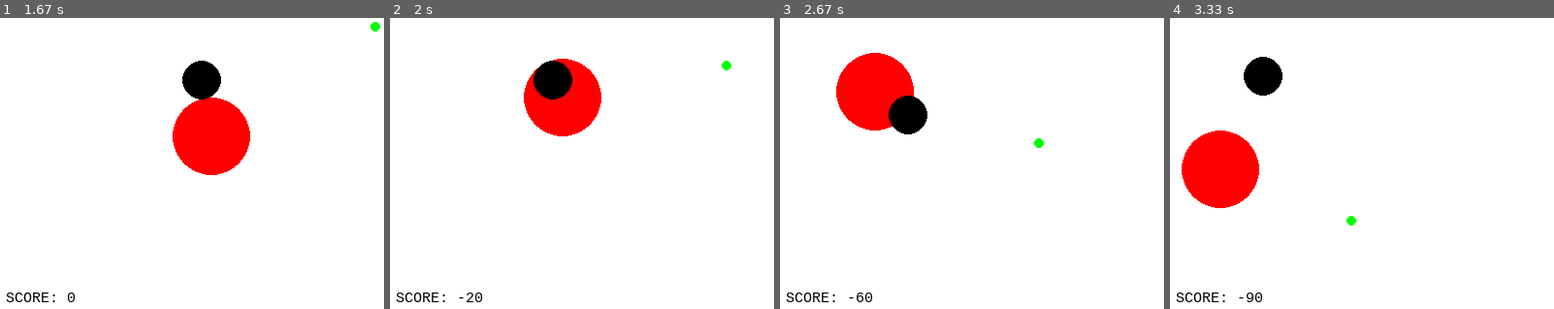
Above: before the commit, frames 1-4 (left to right).
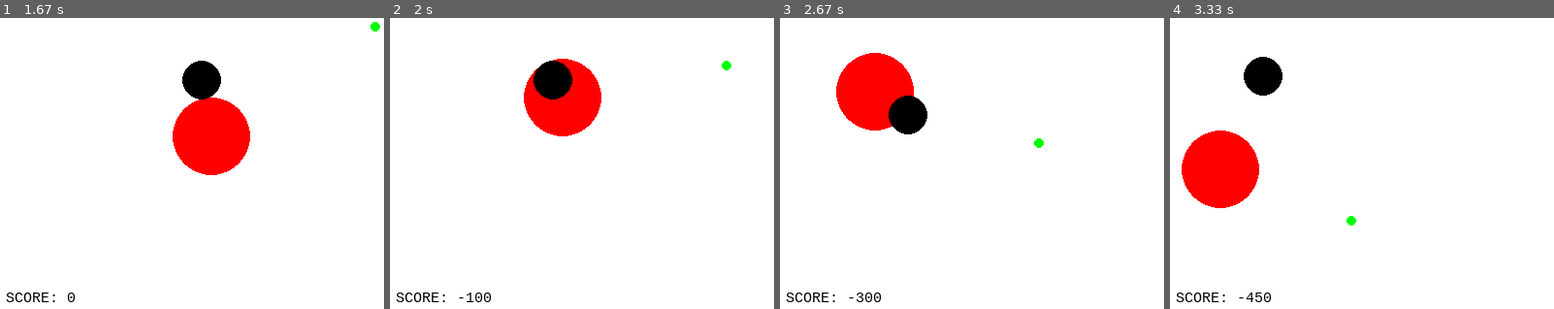
Above: after the commit, the same moments.

Repository: nicholask98/simple-ball-game-pygame
Game: pygame game, started from main.py
The game is run twice, just before and just after one commit, with the same random seed, the same clock (stepped at 60 frames per second) and the same inputs.
Inputs:
- Up to frame 1 (1.67 s): hold Right 0.33-0.8 s; hold Up 0.83-1.13 s; hold Right 1.17-1.63 s
- Up to frame 2 (2 s): hold Left from 1.67 s (still down)
- Up to frame 3 (2.67 s): release Left at 2.2 s; hold Down 2.23-2.53 s; hold Left from 2.57 s (still down)
- Up to frame 4 (3.33 s): release Left at 2.97 s; hold Up from 3 s (still down)

Frame 1 is identical in both runs. In frame 2, less than 0.1% of the frame differs, in the area x 19-27%, y 94-98%; in frame 3, less than 0.1%; in frame 4, 0.1%.

Commit message:
Update main.py

Diff:
--- a/main.py
+++ b/main.py
@@ -63,7 +63,7 @@
 			#If the same ball hasn't been touched recently update the cooldown and return 10
 			if self.red_cooldown == 0:
 				self.red_cooldown = 10
-				return -10
+				return -50
 		return 0
 
 #This class represents the green ball that gives points when the player's ball touches it
